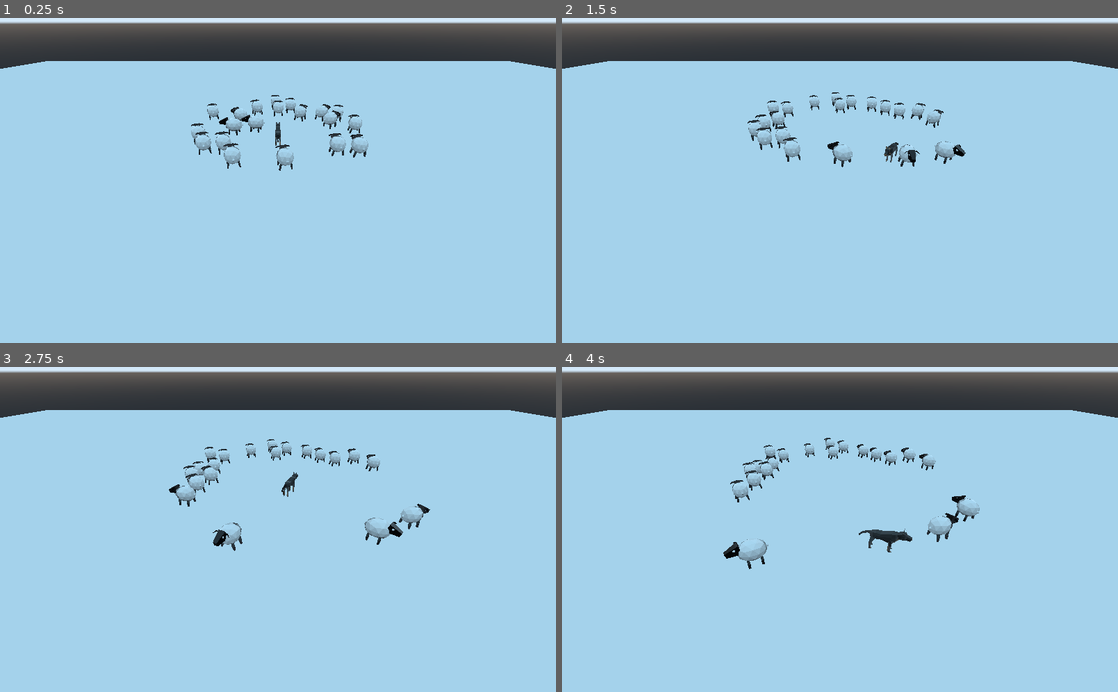
Above: before the commit, frames 1-4 (two rows, left to right).
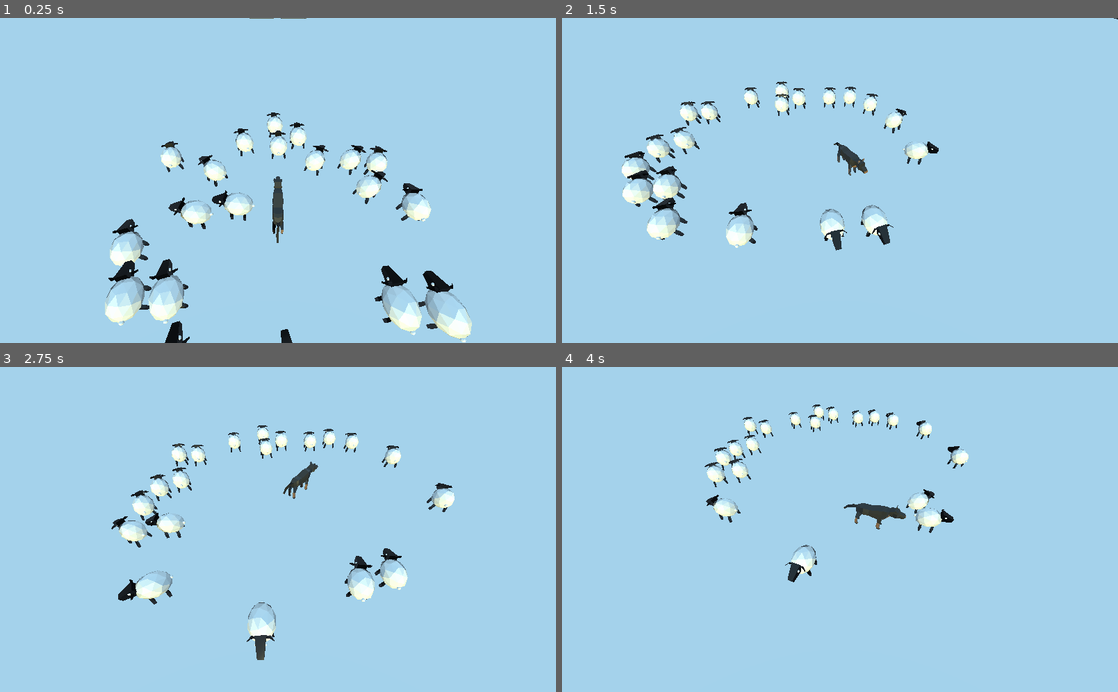
Above: after the commit, the same moments.

Repository: panic-fennecs/ideal-garbanzo
Game: Godot game, scene res://Main.tscn
Two runs of this game, one before a commit and one after it. Both use one fixed random seed, a clock stepped at 60 frames per second and the inputs below.
Inputs (mouse positions are in pixels of both pictures, inside the frame that each line leads up to):
- Up to frame 1 (0.25 s): no input
- Up to frame 2 (1.5 s): move the mouse to (962, 164) at 0.52 s; click (962, 164) at 0.67 s; drag from (728, 196) to (812, 245) at 1.27 s
- Up to frame 3 (2.75 s): move the mouse to (333, 458) at 2.02 s; click (333, 458) at 2.17 s
- Up to frame 4 (4 s): drag from (812, 594) to (673, 480) at 2.77 s; move the mouse to (1006, 578) at 3.52 s; click (1006, 578) at 3.67 s

The runs differ from the first frame. In frame 1, 22% of the frame differs, in the area x 0-100%, y 0-100%; in frame 2, 19%; in frame 3, 19%; in frame 4, 18%.

Commit message:
changed sheep behavior a bit

Diff:
--- /dev/null
+++ b/Camera.gd
@@ -0,0 +1,9 @@
+extends Camera
+
+var angle_offset: float = 15.0
+var camera_move_speed: float = 3.0
+
+func _physics_process(delta: float) -> void:
+	var dog_pos = $"/root/Main/Dog".transform.origin
+	var target_pos = Vector3(dog_pos.x, transform.origin.y, dog_pos.z + angle_offset)
+	transform.origin = transform.origin + (target_pos - transform.origin) * delta * camera_move_speed
--- a/Dog.gd
+++ b/Dog.gd
@@ -1,14 +1,14 @@
 extends Spatial
 
 var target_pos = null
-var speed = 14
+var speed = 16
 var move_animation = null
 
 func _ready():
 	move_animation = $"MoveAnimation"
 	move_animation.set_objects($"DogModel", self)
 
-func _process(delta):
+func _physics_process(delta):
 	if target_pos:
 		var pos = transform.origin
 		var vec = target_pos - pos
--- a/Dog.tscn
+++ b/Dog.tscn
@@ -6,15 +6,13 @@
 
 [sub_resource type="CapsuleShape" id=1]
 
-[node name="Dog" type="Spatial"]
+[node name="Dog" type="KinematicBody"]
 script = ExtResource( 1 )
 
 [node name="DogModel" parent="." instance=ExtResource( 3 )]
 
 [node name="MoveAnimation" parent="." instance=ExtResource( 2 )]
 
-[node name="KinematicBody" type="KinematicBody" parent="."]
-
-[node name="CollisionShape" type="CollisionShape" parent="KinematicBody"]
+[node name="CollisionShape" type="CollisionShape" parent="."]
 transform = Transform( 1.2, 0, 0, 0, 1.2, 0, 0, 0, 1.5, 0, 1, 0 )
 shape = SubResource( 1 )
--- a/DogModel.tscn
+++ b/DogModel.tscn
@@ -247,7 +247,7 @@
 }
 
 [node name="DogModel" type="Spatial"]
-transform = Transform( 1.43099e-08, 0, -1.2, 0, 1.2, 0, 1.2, 0, 1.43099e-08, 0, 0, 0 )
+transform = Transform( -6.55671e-08, 0, -1.5, 0, 1.5, 0, 1.5, 0, -6.55671e-08, 0, 0, 0 )
 
 [node name="Cube" type="MeshInstance" parent="."]
 transform = Transform( 1, 0, 0, 0, 0.5, 0, 0, 0, 0.351145, 0, 1, 0 )
--- a/Main.tscn
+++ b/Main.tscn
@@ -1,8 +1,17 @@
-[gd_scene load_steps=4 format=2]
+[gd_scene load_steps=8 format=2]
 
 [ext_resource path="res://Ground.tscn" type="PackedScene" id=1]
 [ext_resource path="res://Main.gd" type="Script" id=2]
 [ext_resource path="res://Dog.tscn" type="PackedScene" id=3]
+[ext_resource path="res://Camera.gd" type="Script" id=4]
+
+[sub_resource type="BoxShape" id=1]
+extents = Vector3( 0.277877, 1, 3.86886 )
+
+[sub_resource type="CubeMesh" id=2]
+
+[sub_resource type="SpatialMaterial" id=3]
+albedo_color = Color( 0.364706, 0.364706, 0.364706, 1 )
 
 [node name="Main" type="Spatial"]
 script = ExtResource( 2 )
@@ -10,7 +19,62 @@
 [node name="Ground" parent="." instance=ExtResource( 1 )]
 
 [node name="Camera" type="Camera" parent="."]
-transform = Transform( 1, 0, 0, 0, 0.826904, 0.562344, 0, -0.562344, 0.826904, 0, 13.7816, 29.5006 )
+transform = Transform( 1, 0, 0, 0, 0.642788, 0.766044, 0, -0.766044, 0.642788, 0, 15, 0 )
+current = true
+fov = 80.0
+script = ExtResource( 4 )
 
 [node name="Dog" parent="." instance=ExtResource( 3 )]
+
+[node name="TempGate" type="StaticBody" parent="."]
+transform = Transform( 1, 0, 0, 0, 1, 0, 0, 0, 1, 0, 0, -81.5765 )
+
+[node name="CollisionShape" type="CollisionShape" parent="TempGate"]
+transform = Transform( 1, 0, 0, 0, 1, 0, 0, 0, 1, 9.22933, 0, 0 )
+shape = SubResource( 1 )
+
+[node name="CollisionShape2" type="CollisionShape" parent="TempGate"]
+transform = Transform( 1, 0, 0, 0, 1, 0, 0, 0, 1, -9.10018, 0, 0 )
+shape = SubResource( 1 )
+
+[node name="CollisionShape3" type="CollisionShape" parent="TempGate"]
+transform = Transform( -1.62921e-07, 0, 1, 0, 1, 0, -1, 0, -1.62921e-07, -0.0855036, 0, -5.88522 )
+shape = SubResource( 1 )
+
+[node name="CollisionShape4" type="CollisionShape" parent="TempGate"]
+transform = Transform( -1.62921e-07, 0, 1, 0, 1, 0, -1, 0, -1.62921e-07, -5.55036, 0, 5.6517 )
+shape = SubResource( 1 )
+
+[node name="CollisionShape5" type="CollisionShape" parent="TempGate"]
+transform = Transform( -1.62921e-07, 0, 1, 0, 1, 0, -1, 0, -1.62921e-07, 4.86557, 0, 5.6517 )
+shape = SubResource( 1 )
+
+[node name="MeshInstance" type="MeshInstance" parent="TempGate"]
+transform = Transform( 0.240757, 0, 0, 0, 1.5, 0, 0, 0, 6.0023, -9.12001, 1.44235, 0 )
+mesh = SubResource( 2 )
+material/0 = SubResource( 3 )
+
+[node name="MeshInstance2" type="MeshInstance" parent="TempGate"]
+transform = Transform( 0.240757, 0, 0, 0, 1.5, 0, 0, 0, 6.0023, 9.23854, 1.44235, 0 )
+mesh = SubResource( 2 )
+material/0 = SubResource( 3 )
+
+[node name="MeshInstance3" type="MeshInstance" parent="TempGate"]
+transform = Transform( -3.92639e-08, 0, 9.283, 0, 1.5, 0, -0.241, 0, -1.51239e-06, 0, 1.44235, -5.90726 )
+mesh = SubResource( 2 )
+material/0 = SubResource( 3 )
+
+[node name="MeshInstance4" type="MeshInstance" parent="TempGate"]
+transform = Transform( -3.92639e-08, 0, 4.011, 0, 1.5, 0, -0.241, 0, -6.53475e-07, -5.52488, 1.44235, 5.62663 )
+mesh = SubResource( 2 )
+material/0 = SubResource( 3 )
+
+[node name="MeshInstance5" type="MeshInstance" parent="TempGate"]
+transform = Transform( -3.92639e-08, 0, 4.011, 0, 1.5, 0, -0.241, 0, -6.53475e-07, 5.06803, 1.44235, 5.66357 )
+mesh = SubResource( 2 )
+material/0 = SubResource( 3 )
+
+[node name="DirectionalLight" type="DirectionalLight" parent="."]
+transform = Transform( 1, 0, 0, 0, 1, 0, 0, 0, 1, 0, 104.152, 0 )
+light_color = Color( 0.92549, 0.905882, 0.603922, 1 )
 [connection signal="clicked" from="Ground" to="Dog" method="_on_Ground_clicked"]
--- a/Sheep.gd
+++ b/Sheep.gd
@@ -6,7 +6,7 @@
 
 const MAX_OTHER_SHEEP_FORCE = 0.5
 
-const MAX_VELOCITY = 8
+const MAX_VELOCITY = 12
 const DRAG = 0.05
 const EPSILON = 0.0001
 
